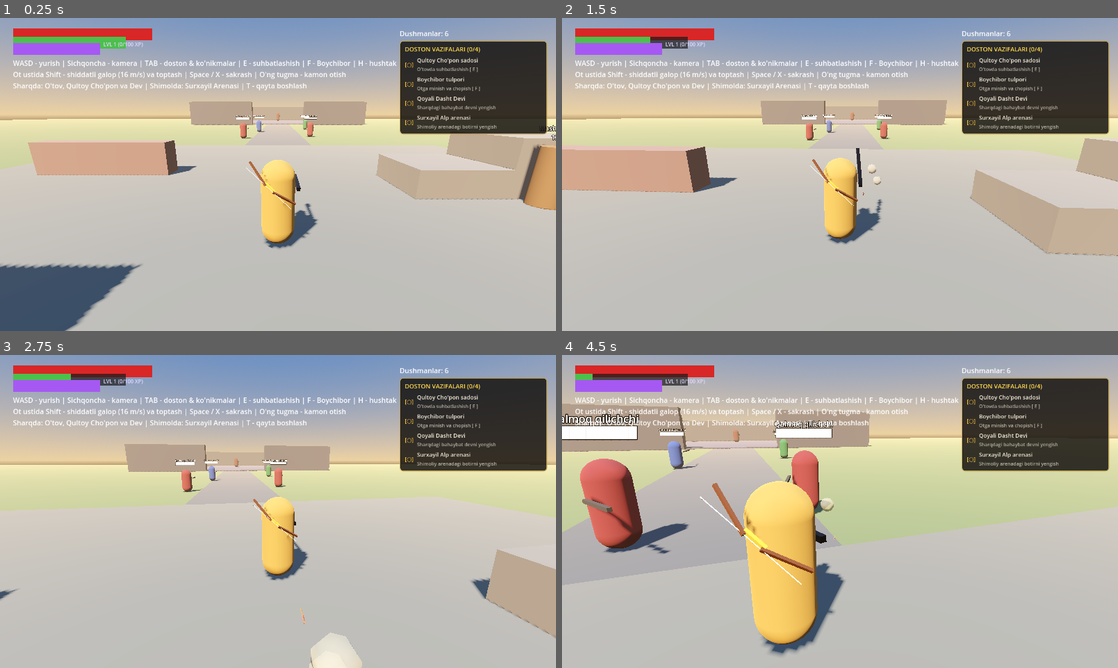
Above: before the commit, frames 1-4 (two rows, left to right).
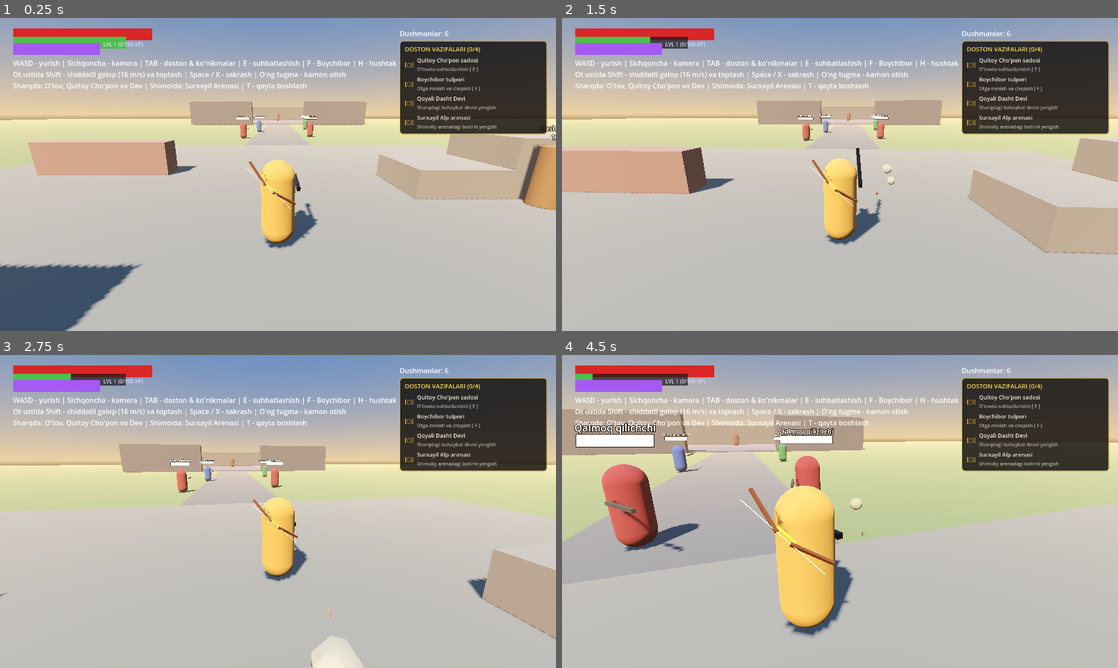
Above: after the commit, the same moments.

Repository: sardorergashev09uzb-commits/yangi
Game: Godot game, scene res://scenes/main.tscn
The game is run twice, just before and just after one commit, with the same random seed, the same clock (stepped at 60 frames per second) and the same inputs.
Inputs (mouse positions are in pixels of both pictures, inside the frame that each line leads up to):
- Up to frame 1 (0.25 s): no input
- Up to frame 2 (1.5 s): tap Enter at 0.5 s; move the mouse to (867, 174) at 0.52 s; hold Right mouse button (aim) 0.53-1.28 s; hold W (move_forward) from 0.53 s (still down); click (867, 174) at 0.67 s; tap X (jump) at 0.77, 1.07 s; tap R (attack_heavy) at 0.8, 1.35 s; move the mouse to (812, 174) at 1.27 s
- Up to frame 3 (2.75 s): keep holding W (move_forward); tap X (jump) at 1.52, 1.82 s; click (250, 511) at 1.55 s; move the mouse to (289, 505) at 2.02 s; click (289, 505) at 2.1 s; tap Space (dodge) at 2.3 s
- Up to frame 4 (4.5 s): move the mouse to (834, 517) at 2.77 s; tap Space (dodge) at 2.85 s; click (834, 517) at 2.92 s; tap X (jump) at 3.02, 3.05, 3.32, 3.6, 3.77, 4.07 s; move the mouse to (878, 514) at 3.52 s; hold Right mouse button (aim) 3.53-4.28 s; click (878, 514) at 3.67 s; tap Escape (pause) at 4.15 s; move the mouse to (673, 464) at 4.27 s; release W (move_forward) at 4.28 s; hold A (move_left) from 4.28 s (still down); right-click (673, 464) at 4.35 s; click (673, 464) at 4.42 s

The runs differ from the first frame. In frame 1, less than 0.1% of the frame differs, in the area x 2-100%, y 31-80%; in frame 2, 1.7%; in frame 3, 1.7%; in frame 4, 15%, in the area x 0-100%, y 15-97%.

Commit message:
9-bosqich: Kamon nishoni va tebranishi 100% to'g'rilandi, to'liq procedural ovoz va milliy jangovar musiqa (Doyra) tizimi qo'shildi

Diff:
--- a/project.godot
+++ b/project.godot
@@ -12,6 +12,7 @@
 
 InputSetup="*res://scripts/autoload/input_setup.gd"
 FX="*res://scripts/autoload/fx.gd"
+Audio="*res://scripts/autoload/audio_manager.gd"
 
 [display]
 
--- /dev/null
+++ b/scripts/autoload/audio_manager.gd
@@ -0,0 +1,358 @@
+extends Node
+## Alpomish dostoni: Ovoz effektlari va jang musiqa tizimi (Procedural Audio Synthesizer).
+## Godot 4.3 da hech qanday tashqi kutubxonasiz, sof PCM 16-bit to'lqinlarini sintez qiladi.
+
+var _streams: Dictionary = {}
+var _players: Array[AudioStreamPlayer] = []
+var _music_player: AudioStreamPlayer
+var _music_timer: float = 0.0
+var _music_beat: int = 0
+
+var sfx_volume_db := -2.0
+var music_volume_db := -8.0
+var is_music_enabled := true
+
+# Doyra (Usul) ritm naqshi: 1 = GUM (chuqur zarba), 2 = BAK (yuqori jarang), 0 = jimlik
+const USUL_BEATS := [1, 0, 2, 0, 2, 1, 0, 2, 0, 1, 2, 0]
+
+
+func _ready() -> void:
+	process_mode = Node.PROCESS_MODE_ALWAYS
+	# SFX pleerlar hovuzi (bir nechta ovoz birdan eshitilishi uchun)
+	for i in range(12):
+		var p := AudioStreamPlayer.new()
+		p.bus = "Master"
+		add_child(p)
+		_players.append(p)
+
+	_music_player = AudioStreamPlayer.new()
+	_music_player.bus = "Master"
+	add_child(_music_player)
+
+	_generate_all_sounds()
+
+
+func _generate_all_sounds() -> void:
+	_streams["swing"] = _gen_swing()
+	_streams["hit"] = _gen_clang(540.0, 880.0, 0.22)
+	_streams["heavy_hit"] = _gen_clang(320.0, 640.0, 0.35, 1.4)
+	_streams["bow_draw"] = _gen_bow_draw()
+	_streams["bow_shoot"] = _gen_bow_shoot()
+	_streams["arrow_hit"] = _gen_arrow_hit()
+	_streams["hoof"] = _gen_hoofbeat()
+	_streams["dodge"] = _gen_whoosh(0.18, 0.6)
+	_streams["jump"] = _gen_sweep(180.0, 360.0, 0.15)
+	_streams["boss_slam"] = _gen_sub_slam()
+	_streams["level_up"] = _gen_arpeggio([293.66, 349.23, 392.0, 440.0, 587.33], 0.12) # D, F, G, A, D5
+	_streams["victory"] = _gen_arpeggio([220.0, 293.66, 369.99, 440.0, 587.33, 739.99], 0.18)
+	_streams["doyra_gum"] = _gen_doyra_gum()
+	_streams["doyra_bak"] = _gen_doyra_bak()
+
+
+func _process(delta: float) -> void:
+	if not is_music_enabled or get_tree().paused:
+		return
+
+	# Sharqona jang usuli (ritmik doyra pulsi)
+	_music_timer += delta
+	var beat_len := 0.22 # ~136 BPM jangovar shiddat
+	if _music_timer >= beat_len:
+		_music_timer -= beat_len
+		var beat_type: int = USUL_BEATS[_music_beat % USUL_BEATS.size()]
+		_music_beat += 1
+		if beat_type == 1:
+			play_sfx("doyra_gum", randf_range(0.96, 1.04), music_volume_db)
+		elif beat_type == 2:
+			play_sfx("doyra_bak", randf_range(0.95, 1.05), music_volume_db - 3.0)
+
+
+# ---------------------------------------------------------------- Ijro usullari
+
+func play_sfx(sname: String, pitch := 1.0, vol_offset := 0.0) -> void:
+	if not _streams.has(sname):
+		return
+	var stream: AudioStreamWAV = _streams[sname]
+	for p in _players:
+		if not p.playing:
+			p.stream = stream
+			p.pitch_scale = clampf(pitch, 0.5, 2.0)
+			p.volume_db = sfx_volume_db + vol_offset
+			p.play()
+			return
+	# Bo'sh joy topilmasa, birinchisini ishlatamiz
+	_players[0].stream = stream
+	_players[0].pitch_scale = pitch
+	_players[0].volume_db = sfx_volume_db + vol_offset
+	_players[0].play()
+
+
+func play_sword_swing() -> void:
+	play_sfx("swing", randf_range(0.9, 1.15))
+
+
+func play_hit() -> void:
+	play_sfx("hit", randf_range(0.92, 1.08))
+
+
+func play_heavy_hit() -> void:
+	play_sfx("heavy_hit", randf_range(0.88, 1.05), 2.0)
+
+
+func play_bow_draw() -> void:
+	play_sfx("bow_draw", randf_range(0.95, 1.05), -2.0)
+
+
+func play_bow_shoot() -> void:
+	play_sfx("bow_shoot", randf_range(0.95, 1.1), 1.0)
+
+
+func play_arrow_hit() -> void:
+	play_sfx("arrow_hit", randf_range(0.9, 1.1))
+
+
+func play_horse_step() -> void:
+	play_sfx("hoof", randf_range(0.88, 1.12), -1.0)
+
+
+func play_dodge() -> void:
+	play_sfx("dodge", randf_range(0.95, 1.15))
+
+
+func play_jump() -> void:
+	play_sfx("jump", randf_range(0.95, 1.05))
+
+
+func play_level_up() -> void:
+	play_sfx("level_up", 1.0, 3.0)
+
+
+func play_boss_slam() -> void:
+	play_sfx("boss_slam", randf_range(0.9, 1.05), 4.0)
+
+
+func play_victory() -> void:
+	play_sfx("victory", 1.0, 4.0)
+
+
+# ---------------------------------------------------------------- To'lqin generatorlari (PCM 16-bit)
+
+func _create_wav(data: PackedByteArray, mix_rate: int = 22050) -> AudioStreamWAV:
+	var wav := AudioStreamWAV.new()
+	wav.format = AudioStreamWAV.FORMAT_16_BITS
+	wav.mix_rate = mix_rate
+	wav.stereo = false
+	wav.data = data
+	return wav
+
+
+func _gen_swing() -> AudioStreamWAV:
+	var rate := 22050
+	var dur := 0.2
+	var samples := int(rate * dur)
+	var bytes := PackedByteArray()
+	bytes.resize(samples * 2)
+
+	for i in range(samples):
+		var t := float(i) / rate
+		var env := sin((float(i) / samples) * PI) # Parabolik konvert
+		var freq := lerpf(420.0, 110.0, float(i) / samples)
+		var s := sin(TAU * freq * t) * 0.6 + randf_range(-0.4, 0.4)
+		var val := int(clampf(s * env, -1.0, 1.0) * 26000)
+		bytes.encode_s16(i * 2, val)
+
+	return _create_wav(bytes, rate)
+
+
+func _gen_whoosh(dur: float, amp: float) -> AudioStreamWAV:
+	var rate := 22050
+	var samples := int(rate * dur)
+	var bytes := PackedByteArray()
+	bytes.resize(samples * 2)
+
+	for i in range(samples):
+		var env := sin((float(i) / samples) * PI)
+		var s := randf_range(-1.0, 1.0) * amp
+		var val := int(clampf(s * env, -1.0, 1.0) * 24000)
+		bytes.encode_s16(i * 2, val)
+
+	return _create_wav(bytes, rate)
+
+
+func _gen_clang(f1: float, f2: float, dur: float, amp := 1.0) -> AudioStreamWAV:
+	var rate := 22050
+	var samples := int(rate * dur)
+	var bytes := PackedByteArray()
+	bytes.resize(samples * 2)
+
+	for i in range(samples):
+		var t := float(i) / rate
+		var decay := exp(-t * 14.0)
+		var s := (sin(TAU * f1 * t) * 0.5 + sin(TAU * f2 * t) * 0.35 + randf_range(-0.15, 0.15)) * decay * amp
+		var val := int(clampf(s, -1.0, 1.0) * 28000)
+		bytes.encode_s16(i * 2, val)
+
+	return _create_wav(bytes, rate)
+
+
+func _gen_bow_draw() -> AudioStreamWAV:
+	var rate := 22050
+	var dur := 0.28
+	var samples := int(rate * dur)
+	var bytes := PackedByteArray()
+	bytes.resize(samples * 2)
+
+	for i in range(samples):
+		var t := float(i) / rate
+		var f := lerpf(180.0, 420.0, float(i) / samples)
+		var env := sin((float(i) / samples) * PI)
+		var s := (sin(TAU * f * t) * 0.5 + randf_range(-0.25, 0.25)) * env
+		var val := int(clampf(s, -1.0, 1.0) * 20000)
+		bytes.encode_s16(i * 2, val)
+
+	return _create_wav(bytes, rate)
+
+
+func _gen_bow_shoot() -> AudioStreamWAV:
+	var rate := 22050
+	var dur := 0.22
+	var samples := int(rate * dur)
+	var bytes := PackedByteArray()
+	bytes.resize(samples * 2)
+
+	for i in range(samples):
+		var t := float(i) / rate
+		var f := lerpf(520.0, 160.0, float(i) / samples)
+		var env := exp(-t * 15.0)
+		var s := (sin(TAU * f * t) * 0.7 + randf_range(-0.3, 0.3) * (1.0 - t / dur)) * env
+		var val := int(clampf(s, -1.0, 1.0) * 29000)
+		bytes.encode_s16(i * 2, val)
+
+	return _create_wav(bytes, rate)
+
+
+func _gen_arrow_hit() -> AudioStreamWAV:
+	var rate := 22050
+	var dur := 0.14
+	var samples := int(rate * dur)
+	var bytes := PackedByteArray()
+	bytes.resize(samples * 2)
+
+	for i in range(samples):
+		var t := float(i) / rate
+		var decay := exp(-t * 28.0)
+		var s := (sin(TAU * 220.0 * t) * 0.6 + randf_range(-0.4, 0.4)) * decay
+		var val := int(clampf(s, -1.0, 1.0) * 26000)
+		bytes.encode_s16(i * 2, val)
+
+	return _create_wav(bytes, rate)
+
+
+func _gen_hoofbeat() -> AudioStreamWAV:
+	var rate := 22050
+	var dur := 0.16
+	var samples := int(rate * dur)
+	var bytes := PackedByteArray()
+	bytes.resize(samples * 2)
+
+	for i in range(samples):
+		var t := float(i) / rate
+		var decay := exp(-t * 26.0)
+		var f := lerpf(140.0, 65.0, float(i) / samples)
+		var s := (sin(TAU * f * t) * 0.8 + randf_range(-0.2, 0.2)) * decay
+		var val := int(clampf(s, -1.0, 1.0) * 24000)
+		bytes.encode_s16(i * 2, val)
+
+	return _create_wav(bytes, rate)
+
+
+func _gen_sub_slam() -> AudioStreamWAV:
+	var rate := 22050
+	var dur := 0.65
+	var samples := int(rate * dur)
+	var bytes := PackedByteArray()
+	bytes.resize(samples * 2)
+
+	for i in range(samples):
+		var t := float(i) / rate
+		var decay := exp(-t * 5.0)
+		var f := lerpf(120.0, 38.0, float(i) / samples)
+		var s := (sin(TAU * f * t) * 0.75 + randf_range(-0.25, 0.25) * exp(-t * 12.0)) * decay
+		var val := int(clampf(s, -1.0, 1.0) * 31000)
+		bytes.encode_s16(i * 2, val)
+
+	return _create_wav(bytes, rate)
+
+
+func _gen_sweep(f_start: float, f_end: float, dur: float) -> AudioStreamWAV:
+	var rate := 22050
+	var samples := int(rate * dur)
+	var bytes := PackedByteArray()
+	bytes.resize(samples * 2)
+
+	for i in range(samples):
+		var t := float(i) / rate
+		var frac := float(i) / samples
+		var f := lerpf(f_start, f_end, frac)
+		var env := sin(frac * PI)
+		var s := sin(TAU * f * t) * env
+		var val := int(clampf(s, -1.0, 1.0) * 24000)
+		bytes.encode_s16(i * 2, val)
+
+	return _create_wav(bytes, rate)
+
+
+func _gen_doyra_gum() -> AudioStreamWAV:
+	var rate := 22050
+	var dur := 0.25
+	var samples := int(rate * dur)
+	var bytes := PackedByteArray()
+	bytes.resize(samples * 2)
+
+	for i in range(samples):
+		var t := float(i) / rate
+		var decay := exp(-t * 12.0)
+		var f := lerpf(90.0, 48.0, float(i) / samples)
+		var s := (sin(TAU * f * t) * 0.85 + randf_range(-0.15, 0.15) * exp(-t * 22.0)) * decay
+		var val := int(clampf(s, -1.0, 1.0) * 27000)
+		bytes.encode_s16(i * 2, val)
+
+	return _create_wav(bytes, rate)
+
+
+func _gen_doyra_bak() -> AudioStreamWAV:
+	var rate := 22050
+	var dur := 0.16
+	var samples := int(rate * dur)
+	var bytes := PackedByteArray()
+	bytes.resize(samples * 2)
+
+	for i in range(samples):
+		var t := float(i) / rate
+		var decay := exp(-t * 22.0)
+		var f := lerpf(360.0, 180.0, float(i) / samples)
+		var s := (sin(TAU * f * t) * 0.6 + randf_range(-0.4, 0.4) * exp(-t * 30.0)) * decay
+		var val := int(clampf(s, -1.0, 1.0) * 25000)
+		bytes.encode_s16(i * 2, val)
+
+	return _create_wav(bytes, rate)
+
+
+func _gen_arpeggio(notes: Array, note_dur: float) -> AudioStreamWAV:
+	var rate := 22050
+	var total_dur := notes.size() * note_dur + 0.35
+	var samples := int(rate * total_dur)
+	var bytes := PackedByteArray()
+	bytes.resize(samples * 2)
+
+	for i in range(samples):
+		var t := float(i) / rate
+		var note_idx := clampi(int(t / note_dur), 0, notes.size() - 1)
+		var note_start := note_idx * note_dur
+		var note_t := t - note_start
+		var f: float = notes[note_idx]
+		var decay := exp(-note_t * 6.0)
+		var s := (sin(TAU * f * t) * 0.6 + sin(TAU * f * 2.0 * t) * 0.25) * decay
+		var val := int(clampf(s, -1.0, 1.0) * 26000)
+		bytes.encode_s16(i * 2, val)
+
+	return _create_wav(bytes, rate)
--- a/scripts/enemies/boss_surxayil.gd
+++ b/scripts/enemies/boss_surxayil.gd
@@ -251,6 +251,7 @@
 	FX.dust(impact_pt, 20, 2.2)
 	FX.sparks(impact_pt, Vector3.UP, Color(1.0, 0.45, 0.15), 18)
 	FX.camera_shake(0.45)
+	Audio.play_boss_slam()
 
 
 # ---------------------------------------------------------------- Hujum 2: SWEEP (Keng aylanma)
--- a/scripts/enemies/steppe_giant.gd
+++ b/scripts/enemies/steppe_giant.gd
@@ -185,6 +185,7 @@
 		FX.dust(global_position, 18, 2.0)
 		FX.sparks(global_position + Vector3(0, 0.2, 0), Vector3.UP, Color(0.9, 0.8, 0.4), 16)
 		FX.camera_shake(0.4)
+		Audio.play_boss_slam()
 		_cooldown = 2.0
 		state = State.CHASE
 
--- a/scripts/player/arrow.gd
+++ b/scripts/player/arrow.gd
@@ -81,10 +81,12 @@
 	if collider != null and collider.has_method("take_damage"):
 		collider.take_damage(damage, from, 3.0)
 		FX.sparks(hit.position, hit.normal, Color(1.0, 0.45, 0.15), 16)
+		Audio.play_arrow_hit()
 		FX.hit_stop(0.04)
 		queue_free()
 	else:
 		FX.sparks(hit.position, hit.normal, Color(0.9, 0.8, 0.5), 10)
 		FX.dust(hit.position, 6, 0.7)
+		Audio.play_arrow_hit()
 		_stuck = true
 		_life = 3.0
--- a/scripts/player/camera_rig.gd
+++ b/scripts/player/camera_rig.gd
@@ -1,16 +1,16 @@
 class_name CameraRig
 extends Node3D
 ## Uchinchi shaxs kamerasi: sichqoncha/o'ng stik bilan aylanish, silliq kuzatuv,
-## SpringArm bilan devordan o'tmaslik, kamon nishonlash zoomi va zarba titrashi.
+## SpringArm bilan devordan o'tmaslik, kamon nishonlash zoomi va tebranishsiz aniq nishon.
 
 @export var mouse_sensitivity := 0.0025
 @export var stick_sensitivity := 2.8
-@export var follow_speed := 14.0
+@export var follow_speed := 16.0
 @export var height := 1.5
 @export var min_pitch := deg_to_rad(-60.0)
 @export var max_pitch := deg_to_rad(35.0)
 @export var normal_distance := 4.5
-@export var aim_distance := 2.2
+@export var aim_distance := 2.3
 @export var normal_fov := 70.0
 @export var aim_fov := 55.0
 
@@ -20,6 +20,7 @@
 
 var _aim_blend := 0.0
 var _shake := 0.0
+var _shake_time := 0.0
 
 @onready var spring_arm: SpringArm3D = $SpringArm3D
 @onready var camera: Camera3D = $SpringArm3D/Camera3D
@@ -28,7 +29,7 @@
 func _ready() -> void:
 	top_level = true
 	var sphere := SphereShape3D.new()
-	sphere.radius = 0.3
+	sphere.radius = 0.25
 	spring_arm.shape = sphere
 	var body := get_parent() as CollisionObject3D
 	if body:
@@ -44,11 +45,10 @@
 
 func _unhandled_input(event: InputEvent) -> void:
 	if event is InputEventMouseMotion and Input.mouse_mode == Input.MOUSE_MODE_CAPTURED:
-		var k := mouse_sensitivity * (0.7 if aiming else 1.0)
+		var k := mouse_sensitivity * (0.65 if aiming else 1.0)
 		yaw -= event.relative.x * k
 		pitch = clampf(pitch - event.relative.y * k, min_pitch, max_pitch)
 	elif event is InputEventMouseButton and event.pressed:
-		# Sichqoncha bosilganda avtomatik kursor o'yinga bog'lanadi (qotib qolmaslik uchun)
 		if Input.mouse_mode != Input.MOUSE_MODE_CAPTURED:
 			Input.mouse_mode = Input.MOUSE_MODE_CAPTURED
 	elif event.is_action_pressed("pause"):
@@ -62,21 +62,50 @@
 	var body := get_parent() as Node3D
 	if body:
 		var goal := body.global_position + Vector3.UP * height
-		global_position = global_position.lerp(goal, 1.0 - exp(-follow_speed * delta))
+		# Nishon olayotganda kamera darhol o'yinchiga ergashadi, tebranish/orqada qolish yo'qoladi
+		var spd := 30.0 if aiming else follow_speed
+		global_position = global_position.lerp(goal, 1.0 - exp(-spd * delta))
 
 	var look := Input.get_vector("cam_left", "cam_right", "cam_up", "cam_down")
-	var k := stick_sensitivity * (0.6 if aiming else 1.0)
+	var k := stick_sensitivity * (0.55 if aiming else 1.0)
 	yaw -= look.x * k * delta
 	pitch = clampf(pitch - look.y * k * delta, min_pitch, max_pitch)
 	rotation = Vector3(pitch, yaw, 0.0)
 
-	# Nishonlashda kamera yaqinlashadi va yelka ustiga o'tadi
-	_aim_blend = move_toward(_aim_blend, 1.0 if aiming else 0.0, delta * 6.0)
+	# Nishonlashda kamera silliq yelka ustiga o'tadi
+	_aim_blend = move_toward(_aim_blend, 1.0 if aiming else 0.0, delta * 7.5)
 	var t := smoothstep(0.0, 1.0, _aim_blend)
 	spring_arm.spring_length = lerpf(normal_distance, aim_distance, t)
 	camera.fov = lerpf(normal_fov, aim_fov, t)
 
-	var jitter := Vector2(randf_range(-1.0, 1.0), randf_range(-1.0, 1.0)) * _shake * 0.15
-	camera.h_offset = t * 0.7 + jitter.x
+	# Titrashni tasodifiy oq shovqin (random jitter) emas, silliq sinusoidal amortizatsiya bilan beramiz
+	var jitter := Vector2.ZERO
+	if _shake > 0.005:
+		_shake_time += delta * 35.0
+		jitter = Vector2(sin(_shake_time), cos(_shake_time * 0.9)) * _shake * 0.08
+		_shake = move_toward(_shake, 0.0, delta * 3.0)
+	else:
+		_shake = 0.0
+		_shake_time = 0.0
+
+	camera.h_offset = t * 0.6 + jitter.x
 	camera.v_offset = jitter.y
-	_shake = move_toward(_shake, 0.0, delta * 1.5)
+
+
+## Markaziy krossxayr (ekran markazi) orqali 3D fazodagi nishonni 100% aniq topish
+func get_aim_target(distance: float = 140.0, excludes: Array[RID] = []) -> Dictionary:
+	var vp := get_viewport()
+	var center := vp.get_visible_rect().size * 0.5
+	var from := camera.project_ray_origin(center)
+	var dir := camera.project_ray_normal(center)
+	var to := from + dir * distance
+
+	var query := PhysicsRayQueryParameters3D.create(from, to, 1 | (1 << 2), excludes)
+	var hit := get_world_3d().direct_space_state.intersect_ray(query)
+	var target_pos: Vector3 = to if hit.is_empty() else hit.position
+	return {
+		"from": from,
+		"dir": dir,
+		"target": target_pos,
+		"hit": hit
+	}
--- a/scripts/player/player.gd
+++ b/scripts/player/player.gd
@@ -162,11 +162,12 @@
 	if is_on_floor():
 		if Input.is_action_just_pressed("jump") and not aiming:
 			velocity.y = jump_velocity
+			Audio.play_jump()
 	else:
 		velocity.y -= gravity * delta
 
 	# Yuzlanish faqat sichqoncha (kamera) bilan boshqariladi; WASD faqat harakat.
-	_face(_cam_forward(), delta)
+	_face(_cam_forward(), delta, aiming)
 
 	if Input.is_action_just_pressed("dodge") and is_on_floor() and stamina >= dodge_cost:
 		_cancel_bow()
@@ -197,6 +198,7 @@
 		if Input.is_action_just_pressed("attack_light") and stamina >= BOW_COST:
 			_drawing = true
 			bow_charge = 0.0
+			Audio.play_bow_draw()
 		return
 
 	var draw_spd := BOW_DRAW_TIME
@@ -219,36 +221,35 @@
 
 func _fire_bow(charge: float) -> void:
 	_use_stamina(BOW_COST)
-	var cam := rig.camera
-	var origin := cam.global_position
-	var fwd := -cam.global_basis.z
-	var far := origin + fwd * 140.0
-
+	Audio.play_bow_shoot()
 	var excludes: Array[RID] = [get_rid()]
 	if is_mounted and mounted_horse and is_instance_valid(mounted_horse):
 		excludes.append(mounted_horse.get_rid())
 
-	var query := PhysicsRayQueryParameters3D.create(origin, far, 1 | (1 << 2), excludes)
-	var hit := get_world_3d().direct_space_state.intersect_ray(query)
-	var target: Vector3 = far if hit.is_empty() else hit.position
-
-	# O'q o'yinchining oldidan chiqishi (ot yoki qahramon tanasiga urilib qolmasligi uchun)
-	var spawn := global_position + Vector3.UP * 1.45 + fwd * 1.0
+	var aim_info: Dictionary = rig.get_aim_target(140.0, excludes)
+	var target: Vector3 = aim_info.get("target", global_position - rig.global_basis.z * 140.0)
+	var ray_dir: Vector3 = aim_info.get("dir", -rig.global_basis.z)
+
+	# O'q kamon qo'li yaqinidan, lekin qahramon va ot to'sig'idan oldinda chiqadi
+	var spawn := global_position + Vector3.UP * 1.45 + ray_dir * 1.0
+	if _bow_hand and is_instance_valid(_bow_hand) and _bow_hand.is_inside_tree():
+		spawn = _bow_hand.global_position + ray_dir * 0.75
+
 	var arrow := Arrow.new()
 	arrow.shooter = self
 	if is_mounted and mounted_horse and is_instance_valid(mounted_horse):
 		arrow.extra_exclude = [mounted_horse.get_rid()]
 
-	var base_dmg := lerpf(16.0, 44.0, charge)
+	var base_dmg := lerpf(18.0, 48.0, charge)
 	var prog = get_tree().get_first_node_in_group("progression")
 	if prog and prog.get("unlocked_skills") and prog.unlocked_skills.get("bow_mastery", false):
 		base_dmg *= 1.4
 	arrow.damage = base_dmg
-	arrow.velocity = (target - spawn).normalized() * lerpf(32.0, 60.0, charge)
+	arrow.velocity = (target - spawn).normalized() * lerpf(36.0, 66.0, charge)
 
 	get_tree().current_scene.add_child(arrow)
 	arrow.global_position = spawn
-	rig.shake(0.08)
+	rig.shake(0.04)
 	FX.popup(spawn, 0.0, Color(1.0, 0.8, 0.3))
 
 
@@ -343,6 +344,8 @@
 		weapon.visible = false
 		_bow_back.visible = false
 		_bow_hand.visible = true
+		if rig:
+			_bow_hand.rotation_degrees.x = rad_to_deg(rig.pitch)
 		_bow_arrow_mesh.visible = _drawing
 		if _drawing:
 			_bow_arrow_mesh.position.z = lerpf(0.0, 0.35, bow_charge)
@@ -366,6 +369,7 @@
 	_buffer_light = 0.0
 	_buffer_heavy = 0.0
 	_use_stamina(_attack.cost)
+	Audio.play_sword_swing()
 
 	_attack_dir = _cam_forward()
 	_face(_attack_dir, 1.0 / 60.0, true)
@@ -436,6 +440,10 @@
 		b.take_damage(dmg, global_position, knock)
 		FX.hit_stop(0.12 if _attack_heavy else 0.07)
 		FX.sparks(b.global_position + Vector3(0, 1.0, 0), Vector3.UP, Color(1.0, 0.85, 0.25))
+		if _attack_heavy:
+			Audio.play_heavy_hit()
+		else:
+			Audio.play_hit()
 		rig.shake(0.3 if _attack_heavy else 0.15)
 
 
@@ -472,6 +480,7 @@
 	state = State.DODGE
 	_dodge_invuln = true
 	FX.dust(global_position, 8, 0.9)
+	Audio.play_dodge()
 
 
 func _dodge(delta: float) -> void:
--- a/scripts/story/quest_system.gd
+++ b/scripts/story/quest_system.gd
@@ -90,6 +90,7 @@
 	q.completed = true
 	quest_state_changed.emit(id, true)
 	banner_requested.emit("VAZIFA BAJARILDI!", "%s (+%d XP)" % [q.title, q.get("xp", 50)])
+	Audio.play_level_up()
 
 	# XP berish
 	var prog = get_tree().get_first_node_in_group("progression")
@@ -107,6 +108,7 @@
 
 	# Barcha 4 ta vazifa bajarildi!
 	all_quests_completed.emit()
+	Audio.play_victory()
 	banner_requested.emit(
 		"DOSTON QAHRAMONI!",
 		"Barcha shartlar bajarildi! Barchinoy ozod, Qo'ng'irot eli faxri!"
--- a/scripts/ui/pause_menu.gd
+++ b/scripts/ui/pause_menu.gd
@@ -202,6 +202,56 @@
 	_fov_val_label.text = "70°"
 	fov_row.add_child(_fov_val_label)
 
+	# Ovoz effektlari (SFX)
+	var sfx_row := HBoxContainer.new()
+	tab.add_child(sfx_row)
+	var sfx_label := Label.new()
+	sfx_label.text = "Ovoz effektlari (SFX):"
+	sfx_label.custom_minimum_size = Vector2(200, 0)
+	sfx_row.add_child(sfx_label)
+
+	var sfx_slider := HSlider.new()
+	sfx_slider.min_value = 0.0
+	sfx_slider.max_value = 1.0
+	sfx_slider.step = 0.05
+	sfx_slider.value = db_to_linear(Audio.sfx_volume_db)
+	sfx_slider.custom_minimum_size = Vector2(220, 0)
+	sfx_row.add_child(sfx_slider)
+
+	var sfx_val := Label.new()
+	sfx_val.text = "%d%%" % int(sfx_slider.value * 100)
+	sfx_row.add_child(sfx_val)
+
+	sfx_slider.value_changed.connect(func(v: float):
+		sfx_val.text = "%d%%" % int(v * 100)
+		Audio.sfx_volume_db = linear_to_db(v) if v > 0.01 else -80.0
+		Audio.play_hit())
+
+	# Jangovar Musiqa (Doyra)
+	var music_row := HBoxContainer.new()
+	tab.add_child(music_row)
+	var m_label := Label.new()
+	m_label.text = "Jang musiqasi (Doyra):"
+	m_label.custom_minimum_size = Vector2(200, 0)
+	music_row.add_child(m_label)
+
+	var music_slider := HSlider.new()
+	music_slider.min_value = 0.0
+	music_slider.max_value = 1.0
+	music_slider.step = 0.05
+	music_slider.value = db_to_linear(Audio.music_volume_db)
+	music_slider.custom_minimum_size = Vector2(220, 0)
+	music_row.add_child(music_slider)
+
+	var m_val := Label.new()
+	m_val.text = "%d%%" % int(music_slider.value * 100)
+	music_row.add_child(m_val)
+
+	music_slider.value_changed.connect(func(v: float):
+		m_val.text = "%d%%" % int(v * 100)
+		Audio.music_volume_db = linear_to_db(v) if v > 0.01 else -80.0
+		Audio.is_music_enabled = v > 0.01)
+
 	var info := Label.new()
 	info.text = "Qisqa tugmalar:\n[ TAB / K ] – Doston jurnali va Ko'nikmalar\n[ E ] – Suhbatlashish | [ F ] – Boychiborga minish\n[ T ] – Joyida tezkor qayta boshlash"
 	info.add_theme_font_size_override("font_size", 14)
--- a/scripts/world/horse.gd
+++ b/scripts/world/horse.gd
@@ -213,6 +213,7 @@
 		if _gallop_dust_timer <= 0.0:
 			_gallop_dust_timer = 0.16
 			FX.dust(global_position - global_basis.z * 0.9, 4, 0.75)
+			Audio.play_horse_step()
 
 
 func _check_trample() -> void:
@@ -224,6 +225,7 @@
 				FX.camera_shake(0.35)
 				FX.sparks(e.global_position + Vector3(0, 1.0, 0), Vector3.UP, Color(1.0, 0.75, 0.2), 12)
 				FX.dust(global_position, 8, 1.1)
+				Audio.play_heavy_hit()
 				_trample_cooldown = 0.35
 				return
 
